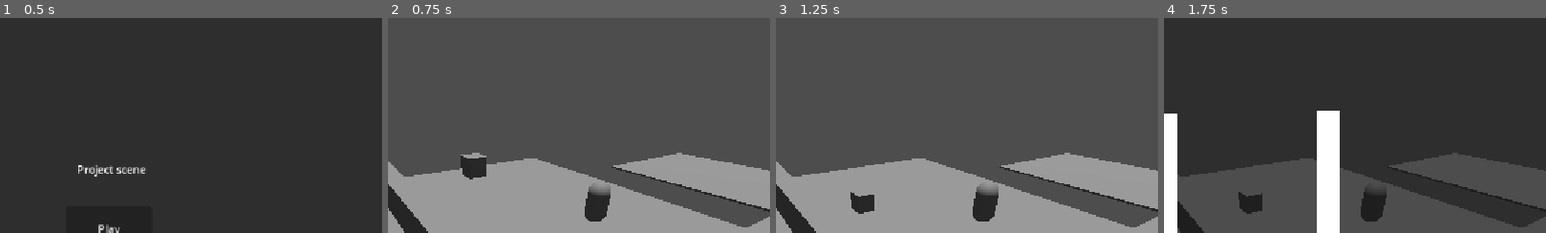
Above: before the commit, frames 1-4 (left to right).
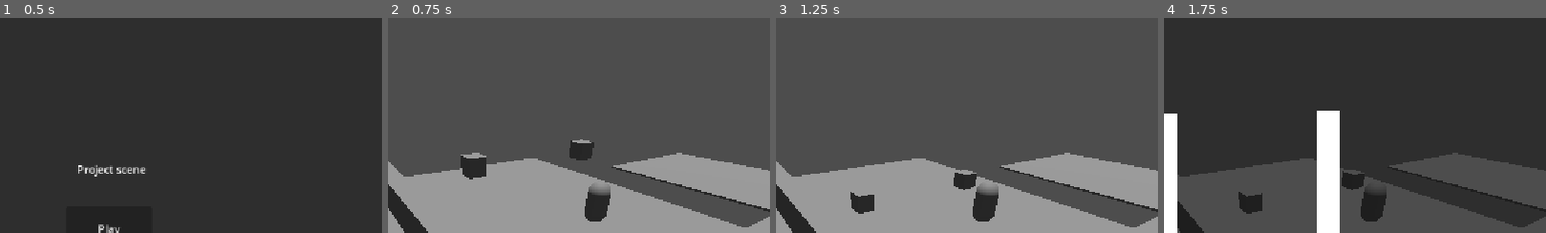
Above: after the commit, the same moments.

Repository: MateoChicano/Journey-starts-here
Game: Godot game, scene res://scenes/Menus/title_screen.tscn
Same seed, same stepped clock (60 frames per second), same inputs: the game is played once before the commit and once after it.
Inputs:
- Up to frame 1 (0.5 s): no input
- Up to frame 2 (0.75 s): click "Play" at 0.5 s
- Up to frame 3 (1.25 s): no input
- Up to frame 4 (1.75 s): click "inventory" at 1.25 s
The pictures show only the part of the screen within x 37-87%, y 0-50%; the shares and areas given below are measured in that part.

Frame 1 is identical in both runs. In frame 2, 0.5% of the frame differs, in the area x 47-54%, y 56-67%; in frame 3, 0.4%; in frame 4, 0.4%.

Commit message:
2d reference 3d

Diff:
--- a/journey-start-here/scenes/Characters/npc.tscn
+++ b/journey-start-here/scenes/Characters/npc.tscn
@@ -76,5 +76,6 @@
 text = "Nom"
 label_settings = SubResource("LabelSettings_i4rdu")
 
+[connection signal="area_entered" from="item_area" to="." method="_on_item_area_entered"]
 [connection signal="area_exited" from="Interact_Area" to="." method="_on_interact_area_area_exited"]
 [connection signal="gui_input" from="Text_box" to="." method="_on_text_box_click"]
--- a/journey-start-here/scenes/Items/item_box_3d.tscn
+++ b/journey-start-here/scenes/Items/item_box_3d.tscn
@@ -9,6 +9,7 @@
 [sub_resource type="BoxShape3D" id="BoxShape3D_bdxqr"]
 
 [node name="item_box3d" type="RigidBody3D"]
+collision_layer = 0
 script = ExtResource("1_71yv2")
 
 [node name="MeshInstance3D" type="MeshInstance3D" parent="."]
--- a/journey-start-here/scenes/Menus/hud.tscn
+++ b/journey-start-here/scenes/Menus/hud.tscn
@@ -17,6 +17,7 @@
 offset_bottom = 614.0
 pivot_offset = Vector2(78, 36)
 text = "inventory"
+icon_alignment = 1
 script = ExtResource("2_fomu2")
 
 [node name="map toggle" type="Button" parent="."]
--- a/journey-start-here/scenes/Menus/inventory.tscn
+++ b/journey-start-here/scenes/Menus/inventory.tscn
@@ -142,7 +142,7 @@
 offset_right = 40.0
 offset_bottom = 40.0
 
-[connection signal="pressed" from="inventory_container/quit_button" to="." method="_on_quit_pressed"]
+[connection signal="pressed" from="inventory_container/quit_button" to="." method="quit_inventory"]
 [connection signal="area_entered" from="inventory_container/Ground_trigger" to="." method="_on_ground_touched"]
 [connection signal="area_entered" from="mouse_area" to="mouse_area" method="_on_area_entered"]
 [connection signal="area_exited" from="mouse_area" to="mouse_area" method="_on_area_exited"]
--- a/journey-start-here/scenes/levels/test_level.tscn
+++ b/journey-start-here/scenes/levels/test_level.tscn
@@ -179,6 +179,10 @@
 transform = Transform3D(1, 0, 0, 0, 1, 0, 0, 0, 1, 0.995574, 2.63986, -2.93492)
 nom = "item_logo"
 
+[node name="item_box3d2" parent="." instance=ExtResource("4_48ne7")]
+transform = Transform3D(1, 0, 0, 0, 1, 0, 0, 0, 1, 8.69678, 2.63986, -2.93492)
+nom = "item_logo"
+
 [editable path="trigger salle"]
 [editable path="trigger salle 1"]
 [editable path="trigger pont"]
--- a/journey-start-here/scripts/Characters/npc.gd
+++ b/journey-start-here/scripts/Characters/npc.gd
@@ -65,3 +65,9 @@
 
 func closeDialogBox() -> void :
 	text_box.hide()
+
+
+
+func _on_item_area_entered(area:Area3D) -> void:
+	if area.owner is item_3d :
+		print("npc ramasse ", area.owner.get_item_name())
--- a/journey-start-here/scripts/Characters/player.gd
+++ b/journey-start-here/scripts/Characters/player.gd
@@ -2,7 +2,7 @@
 
 const RAYLENGTH : int = 100
 const GRAVITY : float = 4
-const TWEEN_DURATION : float = 1.0
+const TWEEN_DURATION : float = 0.5
 
 @onready var HUD : hud = get_node("HUD")
 @onready var inventory : Inventory = get_node("Inventory")
@@ -31,7 +31,7 @@
 	pause_menu.hide()
 
 
-#Fonction entrer dans zone
+#Fonction trigger
 func enter_trigger_camera(area : Area3D) -> void:
 	var camOrigin : Camera3D = get_viewport().get_camera_3d()
 	cam = area.get_child(1)
@@ -63,16 +63,14 @@
 	item_trigger_entered = true
 	instance_item = area.owner.get_item_2d()
 	instance_item.just_spawned = true
+	instance_item.instance_3d = area.owner
 	if not area.owner.just_spawned :
 		pick_item(instance_item)
 
-func exit_trigger_item(area : Area3D) -> void :
-	item_trigger_entered = false
-	if instance_item.is_in_container :
-		area.owner.queue_free()
-	else :
-		area.owner.just_spawned = false
-		# self.remove_item(area.owner.get_item_2d())
+func exit_trigger_item(_area : Area3D) -> void :
+		item_trigger_entered = false
+		if not instance_item.is_in_container :
+			instance_item.queue_free()
 
 
 #Input
@@ -134,7 +132,3 @@
 	var initiale_size : Vector2 = HUD.get_node("inventory toggle").size
 	tween.tween_property(HUD.get_node("inventory toggle"), "size", HUD.get_node("inventory toggle").size*1.05, 0.05)
 	tween.tween_property(HUD.get_node("inventory toggle"), "size", initiale_size, 0.05)
-
-
-# func remove_item(p_item : item) -> void :
-# 	inventory.get_node("Items").remove_child(p_item)
--- a/journey-start-here/scripts/Menus/Hud/inventory.gd
+++ b/journey-start-here/scripts/Menus/Hud/inventory.gd
@@ -4,25 +4,25 @@
 
 
 
-func _on_quit_pressed() -> void:
+func quit_inventory() -> void:
 	get_tree().paused = false
 	self.hide()
 	player.get_node("HUD").show()
 	for i in get_node("Items").get_children():
 		i.just_spawned = false
 		if i.is_in_container :
-			i.dropped = false
+			i.instance_3d.queue_free()
+			i.grounded = false
 		else :
-			i.queue_free()
+			if not player.item_trigger_entered:
+				i.make_3d()
 
 
 func _input(_event:InputEvent) -> void:
 	if Input.is_action_just_pressed("escape") :
-		player.get_child(8).show()
-		get_tree().paused = false
+		self.quit_inventory()
 
 
 func _on_ground_touched(area:Area2D) -> void:
-	if not area.owner.just_spawned and not area.owner.dropped :
-		area.owner.dropped = true
-		area.owner.make_3d()
+	if not area.owner.just_spawned and not area.owner.grounded :
+		area.owner.grounded = true
--- a/journey-start-here/scripts/Menus/Items/item.gd
+++ b/journey-start-here/scripts/Menus/Items/item.gd
@@ -9,11 +9,12 @@
 var mouse_left_down: bool = false
 var mouse_pos : Vector2
 var mouse_force : float = 15
+var instance_3d : item_3d
 var previous_pos : Vector2
 var is_body_entered : bool
 var is_in_container : bool
 var just_spawned : bool
-var dropped : bool
+var grounded : bool
 var move : bool
 var positions : Array[Vector2]
 
@@ -54,8 +55,6 @@
 		resultat.y += i.y
 	return resultat
 
-
-
 func _on_exited_container(_area:Area2D) -> void:
 	is_in_container = false
 
@@ -65,7 +64,6 @@
 
 func make_3d() -> void :
 	if item_shape == "carre" :
-		var instance_3d : item_3d
 		instance_3d = preload("res://scenes/Items/item_box_3d.tscn").instantiate()
 		instance_3d.nom = item_name
 		instance_3d.just_spawned = true
--- a/journey-start-here/scripts/Menus/pause_menu.gd
+++ b/journey-start-here/scripts/Menus/pause_menu.gd
@@ -5,7 +5,6 @@
 func _input(_event:InputEvent) -> void:
 	if Input.is_action_just_pressed("escape") :
 		quit_menu()
-		print("pressed")
 
 func _on_pressed() -> void:
 	quit_menu()
